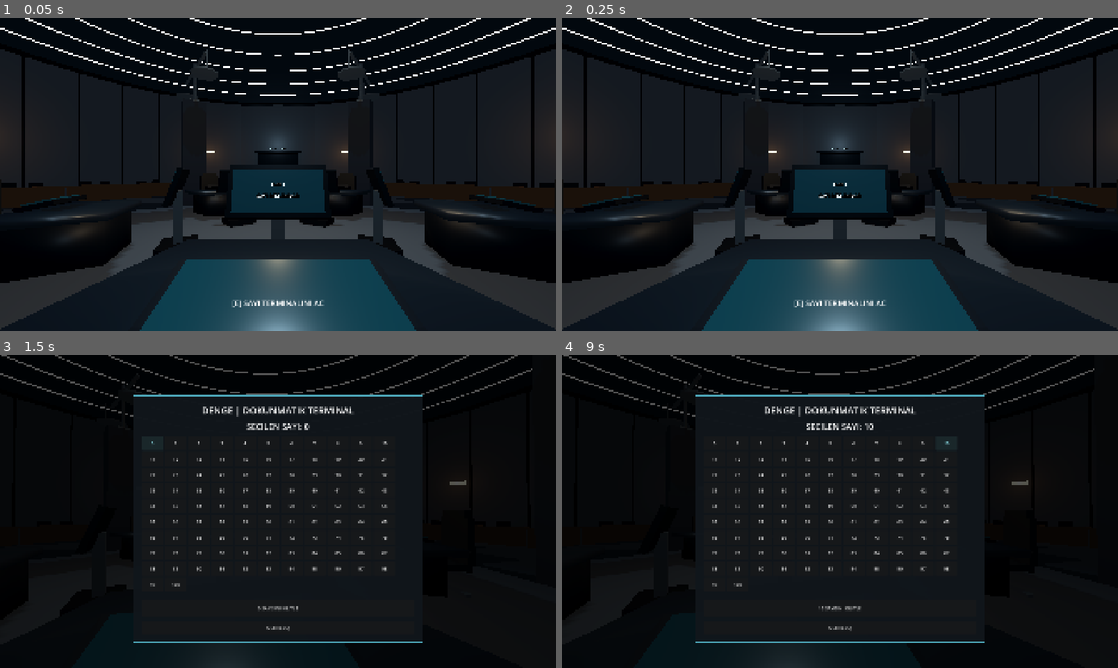
Above: before the commit, frames 1-4 (two rows, left to right).
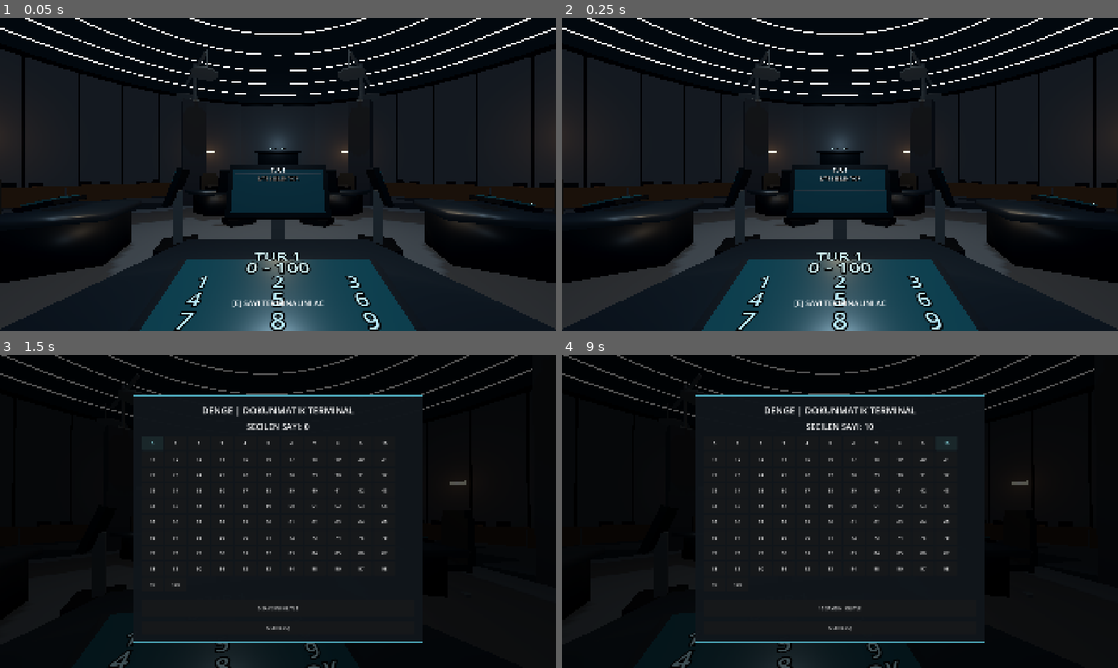
Above: after the commit, the same moments.

Repository: SerkanAydin06/DENGE
Game: Godot game, scene res://scenes/game_room.tscn
The game is run twice, just before and just after one commit, with the same random seed, the same clock (stepped at 60 frames per second) and the same inputs.
Inputs (mouse positions are in pixels of both pictures, inside the frame that each line leads up to):
- Up to frame 1 (0.05 s): no input
- Up to frame 2 (0.25 s): no input
- Up to frame 3 (1.5 s): tap Enter at 0.5 s; move the mouse to (305, 511) at 0.52 s; tap E at 0.6 s; click (305, 511) at 0.67 s; click "0" at 1.25 s
- Up to frame 4 (9 s): click "1" at 2 s; click "2" at 2.75 s; click "3" at 3.5 s; click "4" at 4.25 s; click "5" at 5 s; click "6" at 5.75 s; click "7" at 6.5 s; click "8" at 7.25 s; click "9" at 8 s; click "10" at 8.75 s

The runs differ from the first frame. In frame 1, 1.7% of the frame differs, in the area x 10-96%, y 47-100%; in frame 2, 1.7%; in frame 3, 0.4%; in frame 4, 0.4%.
Error before the commit: Invalid assignment of property or key 'modulate' with value of type 'Color' on a base object of type 'null instance'. (res://scripts/player_station.gd:140)

Commit message:
Author 12 physical tabletop number keys and in-world animated result monitor elements

Diff:
--- a/scenes/props/player_station.tscn
+++ b/scenes/props/player_station.tscn
@@ -49,6 +49,9 @@
 [sub_resource type="BoxMesh" id="b_MonitorBezel"]
 size = Vector3(1.2, 0.66, 0.08)
 
+[sub_resource type="BoxMesh" id="b_MonitorSweep"]
+size = Vector3(1.05, 0.012, 0.012)
+
 [sub_resource type="BoxMesh" id="b_MonitorGlass"]
 size = Vector3(1.08, 0.54, 0.012)
 
@@ -131,19 +134,106 @@
 mesh = SubResource("b_ConsoleGlass")
 
 [node name="TouchTitle" type="Label3D" parent="Desk/TouchConsole" unique_id=646914455]
-transform = Transform3D(1, 0, 0, 0, 1, 0, 0, 0, 1, 0, 0.07, 0.06)
+transform = Transform3D(1, 0, 0, 0, 1, 0, 0, 0, 1, 0, 0.185, 0.075)
 pixel_size = 0.0018
 modulate = Color(0.81, 0.94, 0.95, 1)
 text = "DENGE"
 font_size = 38
 
 [node name="TouchBody" type="Label3D" parent="Desk/TouchConsole" unique_id=1255923686]
-transform = Transform3D(1, 0, 0, 0, 1, 0, 0, 0, 1, 0, -0.08, 0.06)
+transform = Transform3D(1, 0, 0, 0, 1, 0, 0, 0, 1, 0, 0.119, 0.075)
 pixel_size = 0.002
 modulate = Color(0.81, 0.94, 0.95, 1)
 text = "0 - 100"
 font_size = 38
 
+
+[node name="Keys" type="Node3D" parent="Desk/TouchConsole"]
+
+[node name="Key_00" type="Label3D" parent="Desk/TouchConsole/Keys"]
+position = Vector3(-0.255, 0.045, 0.079)
+text = "1"
+font_size = 44
+pixel_size = 0.0016
+modulate = Color(0.74, 0.94, 1, 1)
+
+[node name="Key_01" type="Label3D" parent="Desk/TouchConsole/Keys"]
+position = Vector3(0, 0.045, 0.079)
+text = "2"
+font_size = 44
+pixel_size = 0.0016
+modulate = Color(0.74, 0.94, 1, 1)
+
+[node name="Key_02" type="Label3D" parent="Desk/TouchConsole/Keys"]
+position = Vector3(0.255, 0.045, 0.079)
+text = "3"
+font_size = 44
+pixel_size = 0.0016
+modulate = Color(0.74, 0.94, 1, 1)
+
+[node name="Key_03" type="Label3D" parent="Desk/TouchConsole/Keys"]
+position = Vector3(-0.255, -0.025, 0.079)
+text = "4"
+font_size = 44
+pixel_size = 0.0016
+modulate = Color(0.74, 0.94, 1, 1)
+
+[node name="Key_04" type="Label3D" parent="Desk/TouchConsole/Keys"]
+position = Vector3(0, -0.025, 0.079)
+text = "5"
+font_size = 44
+pixel_size = 0.0016
+modulate = Color(0.74, 0.94, 1, 1)
+
+[node name="Key_05" type="Label3D" parent="Desk/TouchConsole/Keys"]
+position = Vector3(0.255, -0.025, 0.079)
+text = "6"
+font_size = 44
+pixel_size = 0.0016
+modulate = Color(0.74, 0.94, 1, 1)
+
+[node name="Key_06" type="Label3D" parent="Desk/TouchConsole/Keys"]
+position = Vector3(-0.255, -0.095, 0.079)
+text = "7"
+font_size = 44
+pixel_size = 0.0016
+modulate = Color(0.74, 0.94, 1, 1)
+
+[node name="Key_07" type="Label3D" parent="Desk/TouchConsole/Keys"]
+position = Vector3(0, -0.095, 0.079)
+text = "8"
+font_size = 44
+pixel_size = 0.0016
+modulate = Color(0.74, 0.94, 1, 1)
+
+[node name="Key_08" type="Label3D" parent="Desk/TouchConsole/Keys"]
+position = Vector3(0.255, -0.095, 0.079)
+text = "9"
+font_size = 44
+pixel_size = 0.0016
+modulate = Color(0.74, 0.94, 1, 1)
+
+[node name="Key_09" type="Label3D" parent="Desk/TouchConsole/Keys"]
+position = Vector3(-0.255, -0.165, 0.079)
+text = "SIL"
+font_size = 44
+pixel_size = 0.0016
+modulate = Color(0.74, 0.94, 1, 1)
+
+[node name="Key_10" type="Label3D" parent="Desk/TouchConsole/Keys"]
+position = Vector3(0, -0.165, 0.079)
+text = "0"
+font_size = 44
+pixel_size = 0.0016
+modulate = Color(0.74, 0.94, 1, 1)
+
+[node name="Key_11" type="Label3D" parent="Desk/TouchConsole/Keys"]
+position = Vector3(0.255, -0.165, 0.079)
+text = "OK"
+font_size = 44
+pixel_size = 0.0016
+modulate = Color(0.74, 0.94, 1, 1)
+
 [node name="ResultDisplay" type="Node3D" parent="." unique_id=971122121]
 transform = Transform3D(1, 0, 0, 0, 1, 0, 0, 0, 1, 0, 0, -2.3)
 
@@ -170,15 +260,35 @@
 mesh = SubResource("b_MonitorGlass")
 
 [node name="ResultTitle" type="Label3D" parent="ResultDisplay/ResultMonitor" unique_id=1341817703]
-transform = Transform3D(1, 0, 0, 0, 1, 0, 0, 0, 1, 0, 0.07, 0.06)
+transform = Transform3D(1, 0, 0, 0, 1, 0, 0, 0, 1, 0, 0.245, 0.068)
 pixel_size = 0.0018
 modulate = Color(0.88, 0.93, 0.95, 1)
 text = "DENGE"
 font_size = 34
 
 [node name="ResultBody" type="Label3D" parent="ResultDisplay/ResultMonitor" unique_id=1644202936]
-transform = Transform3D(1, 0, 0, 0, 1, 0, 0, 0, 1, 0, -0.07, 0.06)
+transform = Transform3D(1, 0, 0, 0, 1, 0, 0, 0, 1, 0, 0.138, 0.068)
 pixel_size = 0.0017
 modulate = Color(0.88, 0.93, 0.95, 1)
 text = "BEKLENIYOR"
 font_size = 34
+
+[node name="ResultDetails" type="Label3D" parent="ResultDisplay/ResultMonitor"]
+position = Vector3(0, -0.026, 0.068)
+text = "HEDEF = ORTALAMA x 0.8"
+font_size = 28
+pixel_size = 0.00145
+line_spacing = 1.3
+modulate = Color(0.8, 0.92, 1, 1)
+
+[node name="ResultFooter" type="Label3D" parent="ResultDisplay/ResultMonitor"]
+position = Vector3(0, -0.25, 0.068)
+text = "E: TABLETI AC"
+font_size = 26
+pixel_size = 0.00155
+modulate = Color(0.6, 0.95, 0.96, 1)
+
+[node name="MonitorSweep" type="MeshInstance3D" parent="ResultDisplay/ResultMonitor"]
+position = Vector3(0, 0.25, 0.062)
+mesh = SubResource("b_MonitorSweep")
+material_override = ExtResource("m_metal")
